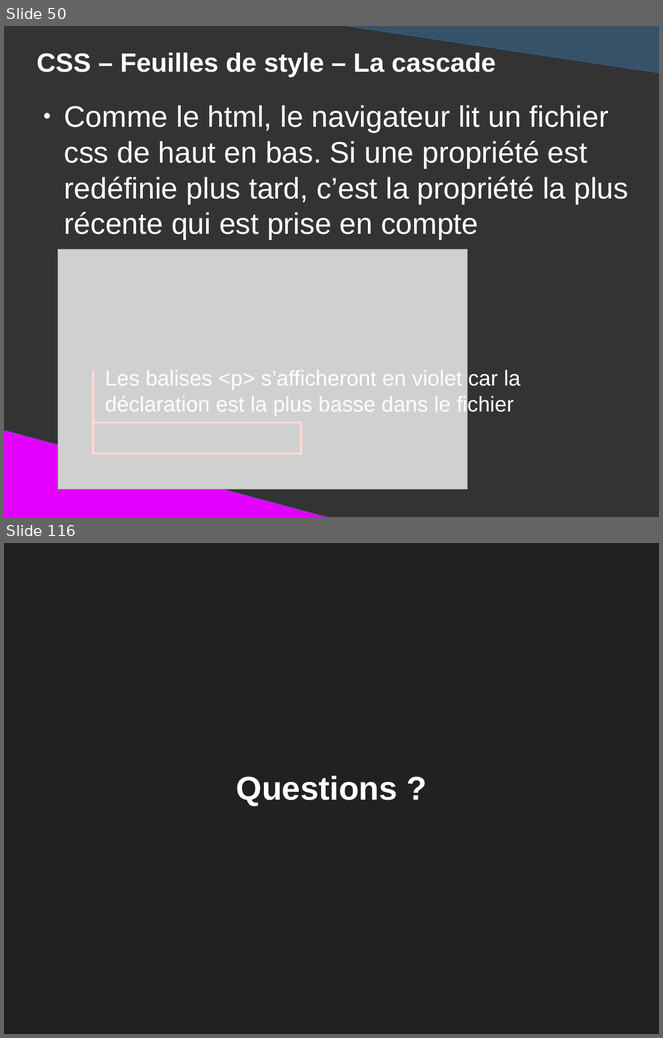
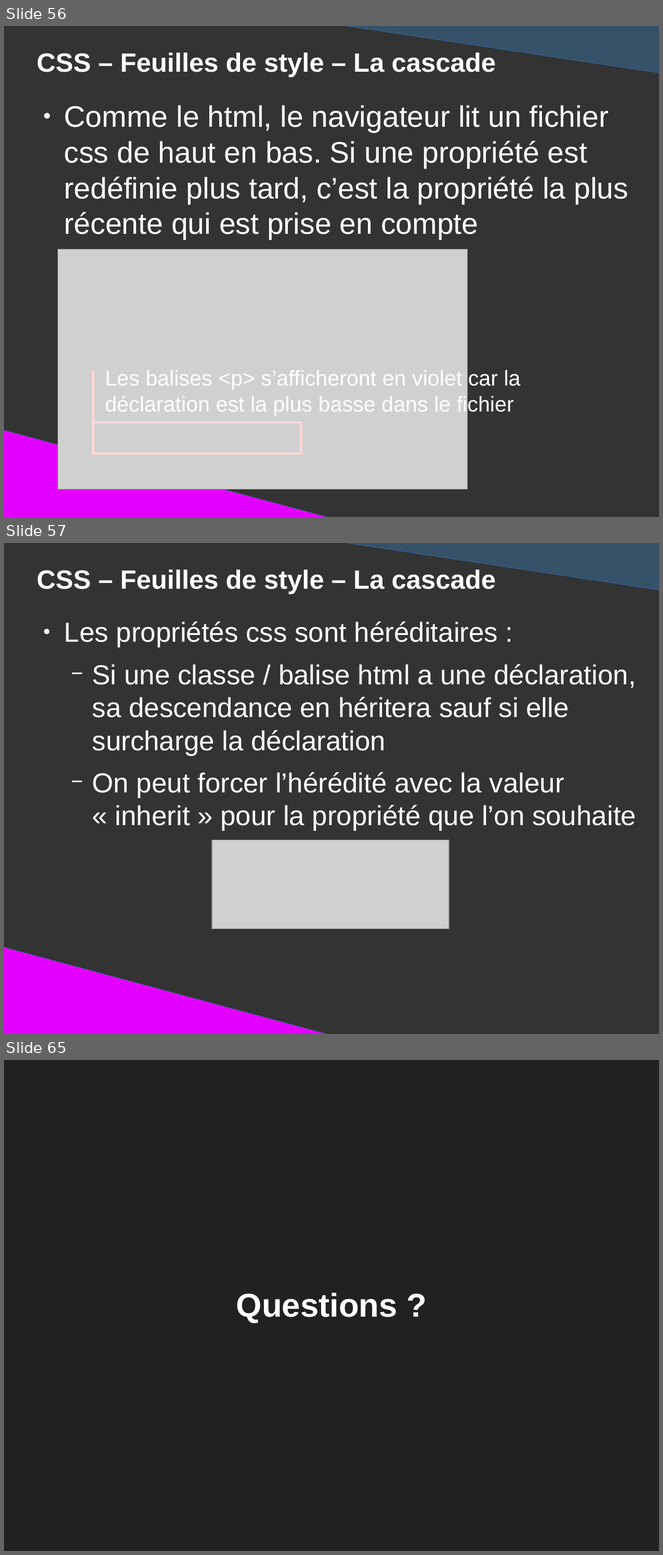
Before and after one commit to DanYellow/presentations, a slide deck: mmi/html/presentation.odp. Shown one above the other, each under a label of ours: slides 50 and 116 before the commit, slides 56, 57 and 65 after it; the slides between them are not shown. The pictures are 663x1038 and 663x1555 pixels, drawn with LibreOffice and Linux fonts; fonts in the diff are those of the drawing; grey boxes stand for pictures. Boxes give left, top, right and bottom in pixels: in the first picture for what was removed or moved away, otherwise in the second. Text is boxed around its words. In the diff, an @@ line names an element or a change of style, - is before the commit and + after.

Commit message:
Add slides for css' selectors in mmi's html class

```diff
--- a/mmi/html/presentation.odp
+++ b/mmi/html/presentation.odp
@@ slide 57 added at [4, 543, 659, 1034], background #333333 @@
@@ right triangle added at [324, 543, 659, 590], fill #355269, outline #3465A4 0 pt @@
@@ title added at [37, 570, 496, 594], 32 pt, text #FFFFFF, bold @@
+CSS – Feuilles de style – La cascade
@@ text added at [64, 622, 636, 831], 33.3 pt, text #FFFFFF @@
+● Les propriétés css sont héréditaires :
+  − Si une classe / balise html a une déclaration, sa descendance en héritera sauf si elle surcharge la déclaration
+  − On peut forcer l’hérédité avec la valeur « inherit » pour la propriété que l’on souhaite
@@ picture added at [212, 840, 449, 929] @@
@@ right triangle added at [4, 947, 343, 1034], fill #E400FF, outline #3465A4 0 pt @@
@@ what was slide 50 is now slide 56 @@
@@ what was slide 116 is now slide 65 @@
```
Also in this commit, not shown: 5 slides changed, 12 other slides added, 64 slides removed, 11 other files.
